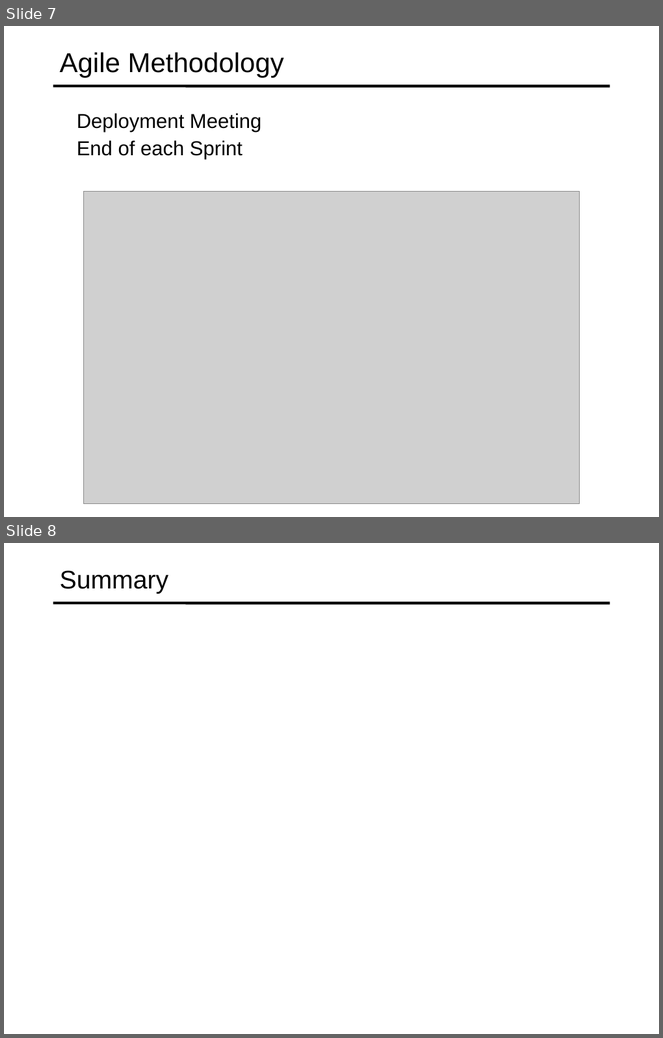
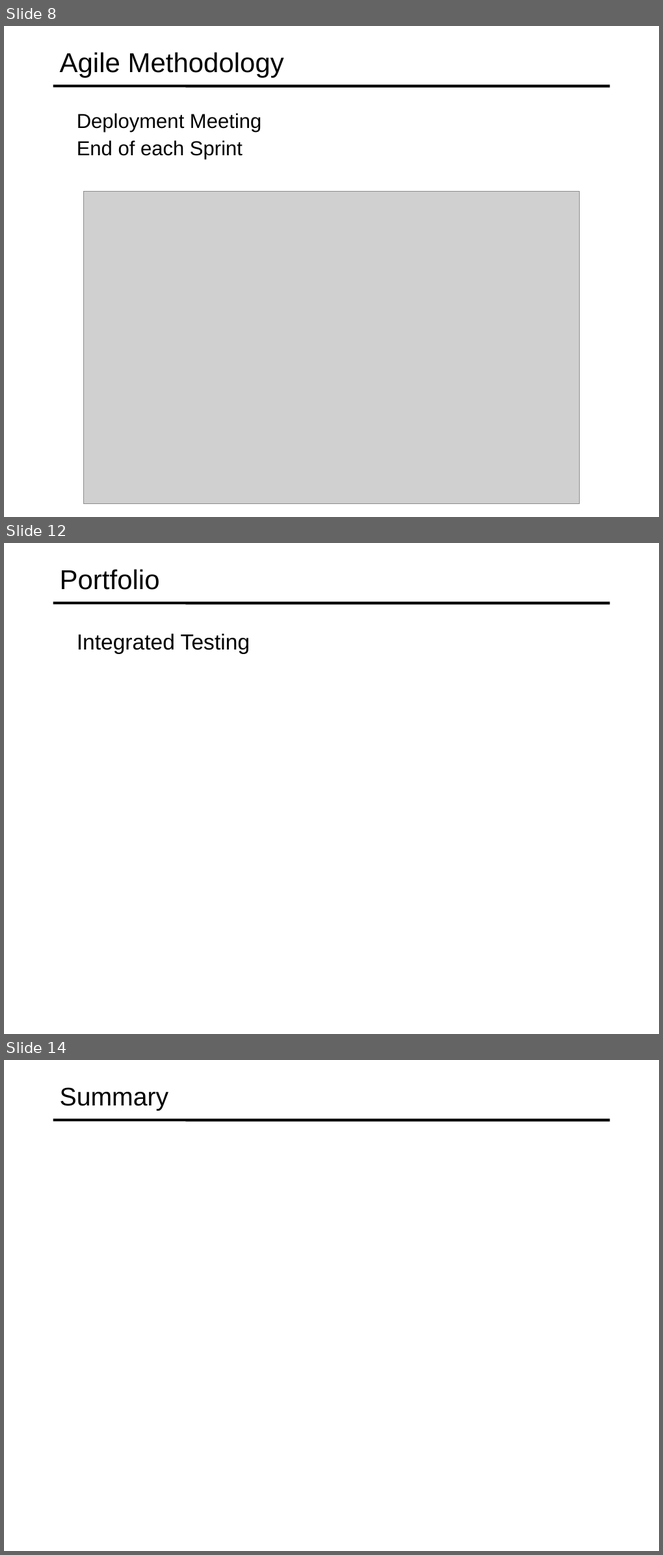
Before and after one commit to specter01wj/Jago_Link_Training, a slide deck: Angular/Interview Lectures/Work Flow/Work Flow.ppt. Shown one above the other, each under a label of ours: slides 7 and 8 before the commit, slides 8, 12 and 14 after it; the slides between them are not shown. The pictures are 663x1038 and 663x1555 pixels, drawn with LibreOffice and Linux fonts; fonts in the diff are those of the drawing; grey boxes stand for pictures. Boxes give left, top, right and bottom in pixels: in the first picture for what was removed or moved away, otherwise in the second. Text is boxed around its words. In the diff, an @@ line names an element or a change of style, - is before the commit and + after.

```diff
--- a/Angular/Interview Lectures/Work Flow/Work Flow.ppt
+++ b/Angular/Interview Lectures/Work Flow/Work Flow.ppt
@@ slide 12 added at (4, 543, 659, 1034), background #FFFFFF; not listed: 1 template element that a slide beside it also shows @@
@@ title added at (60, 569, 160, 590), 30 pt, text #000000 @@
+Portfolio
@@ text added at (77, 633, 250, 654), 24 pt, text #000000 @@
+  Integrated Testing
@@ what was slide 7 is now slide 8 @@
@@ what was slide 8 is now slide 14 @@
```
Also in this commit, not shown: 5 other slides added, 1 other file.
